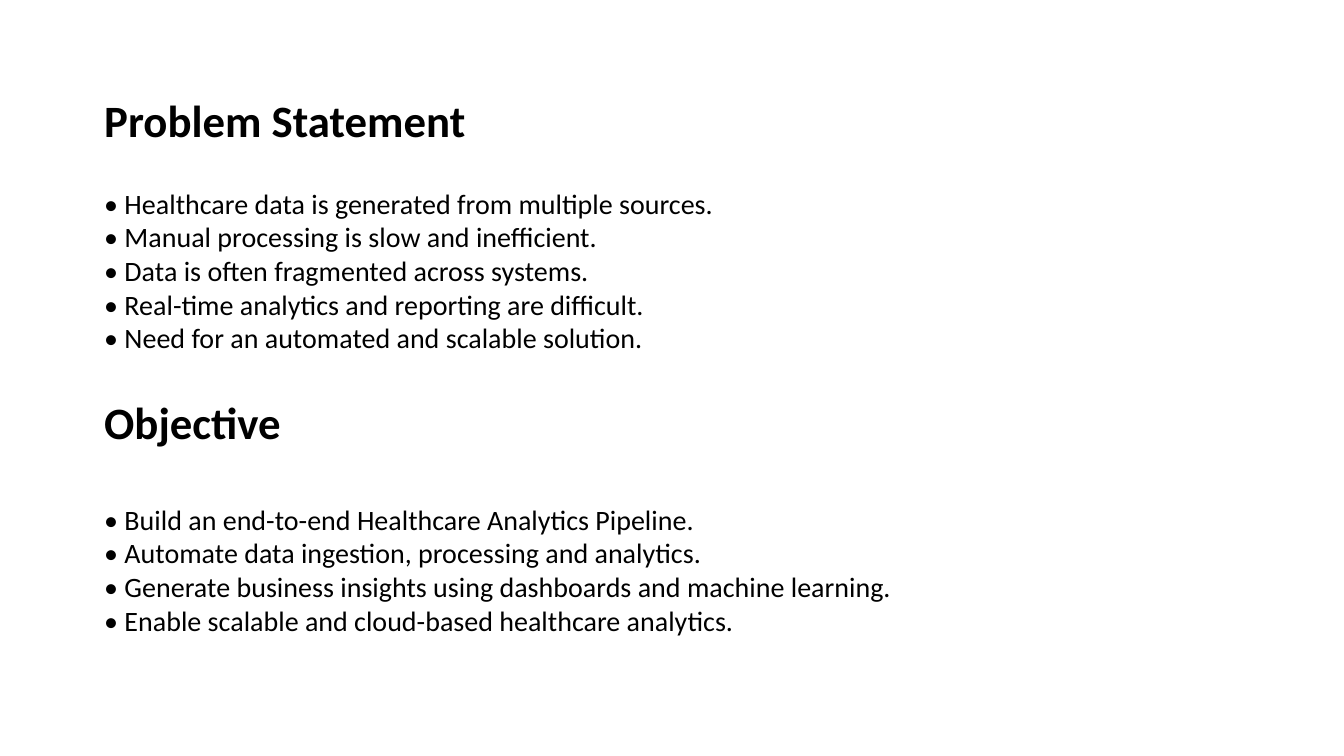
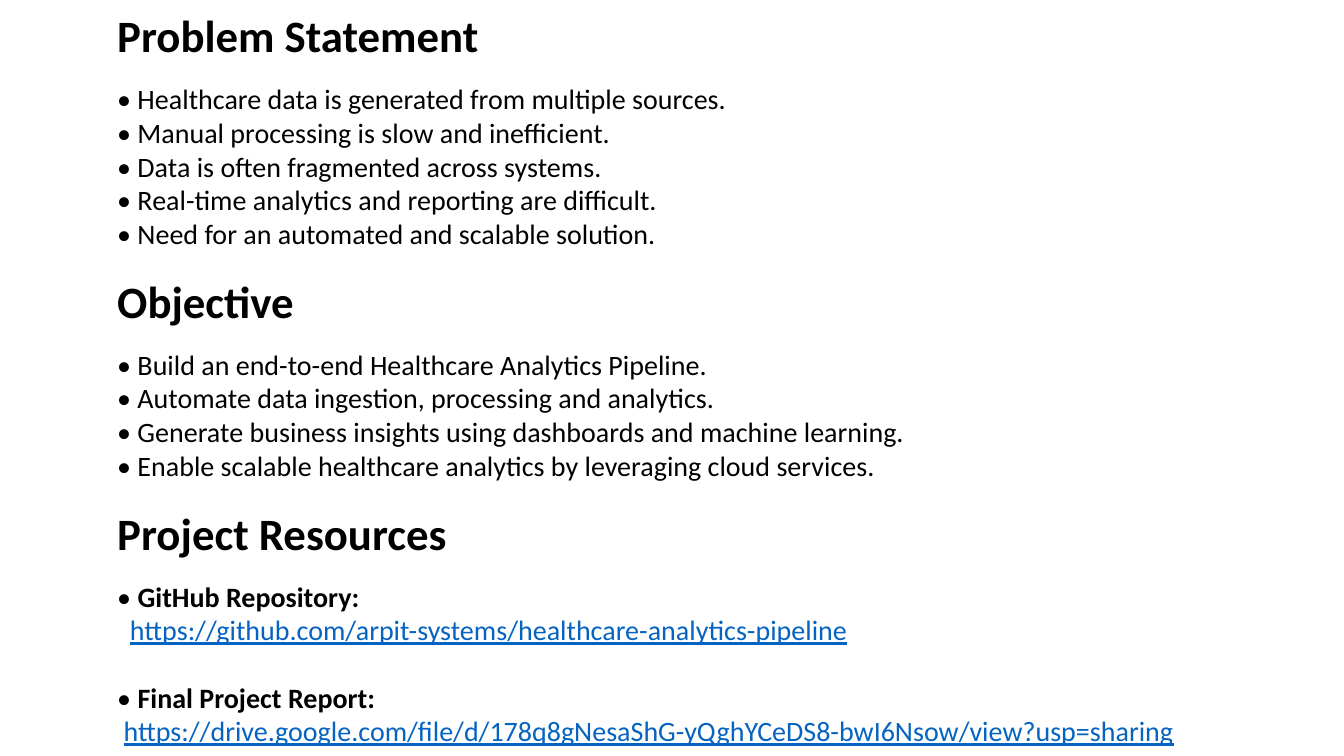
Before and after one commit to arpit-systems/healthcare-analytics-pipeline, a slide deck: slide 2 of PGDDE_Capstone_Healthcare_Analytics_Pipeline_IITJ.pptx. Drawn at 1344x756 pixels with LibreOffice and Linux fonts; fonts in the diff are those of the drawing. Boxes give left, top, right and bottom in pixels: in the first picture for what was removed or moved away, otherwise in the second. Text is boxed around its words. In the diff, an @@ line names an element or a change of style, - is before the commit and + after.

Commit message:
Finalize IITJ Capstone Project presentation
Finalized the Healthcare Analytics Pipeline Capstone Project for IIT Jodhpur PGDDE submission.

Updates include:
- Final project presentation (PPT) revisions and formatting improvements
- Updated cover slide with group details and project subtitle
- Refined project architecture, key results, conclusion, and future scope sections
- Added final project resources and submission links
- Completed documentation and repository updates for final submission

Project: Healthcare Analytics Pipeline for MediCare Hospital
An End-to-End Scalable Data Engineering & Analytics Platform

```diff
--- a/PGDDE_Capstone_Healthcare_Analytics_Pipeline_IITJ.pptx
+++ b/PGDDE_Capstone_Healthcare_Analytics_Pipeline_IITJ.pptx
@@ text "Problem Statement": place and size @@
-text "Problem Statement" at (104, 105, 891, 636)
+text "Problem Statement" at (117, 20, 1174, 746)
@@ text at (117, 355, 1174, 746): text changed @@
-• Build an end-to-end Healthcare Analytics Pipeline.
-• Automate data ingestion, processing and analytics.
-• Generate business insights using dashboards and machine learning.
-• Enable scalable and cloud-based healthcare analytics.
+• Build an end-to-end Healthcare Analytics Pipeline.
+• Automate data ingestion, processing and analytics.
+• Generate business insights using dashboards and machine learning.
+• Enable scalable healthcare analytics by leveraging cloud services.
+Project Resources
+• GitHub Repository:
+https://github.com/arpit-systems/healthcare-analytics-pipeline
+• Final Project Report:
+https://drive.google.com/file/d/178q8gNesaShG-yQghYCeDS8-bwI6Nsow/view?usp=sharing
```
Also in this commit, not shown: 3 other slides changed, 1 slide added.
